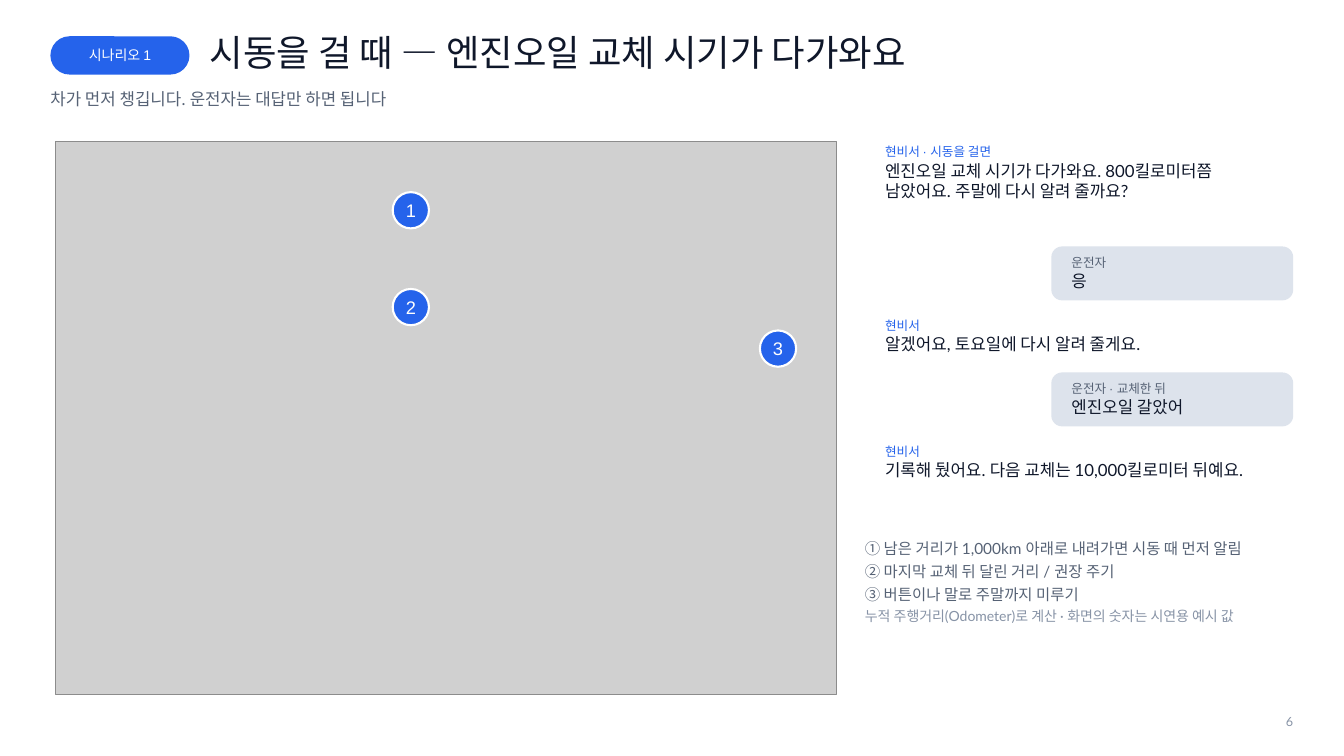
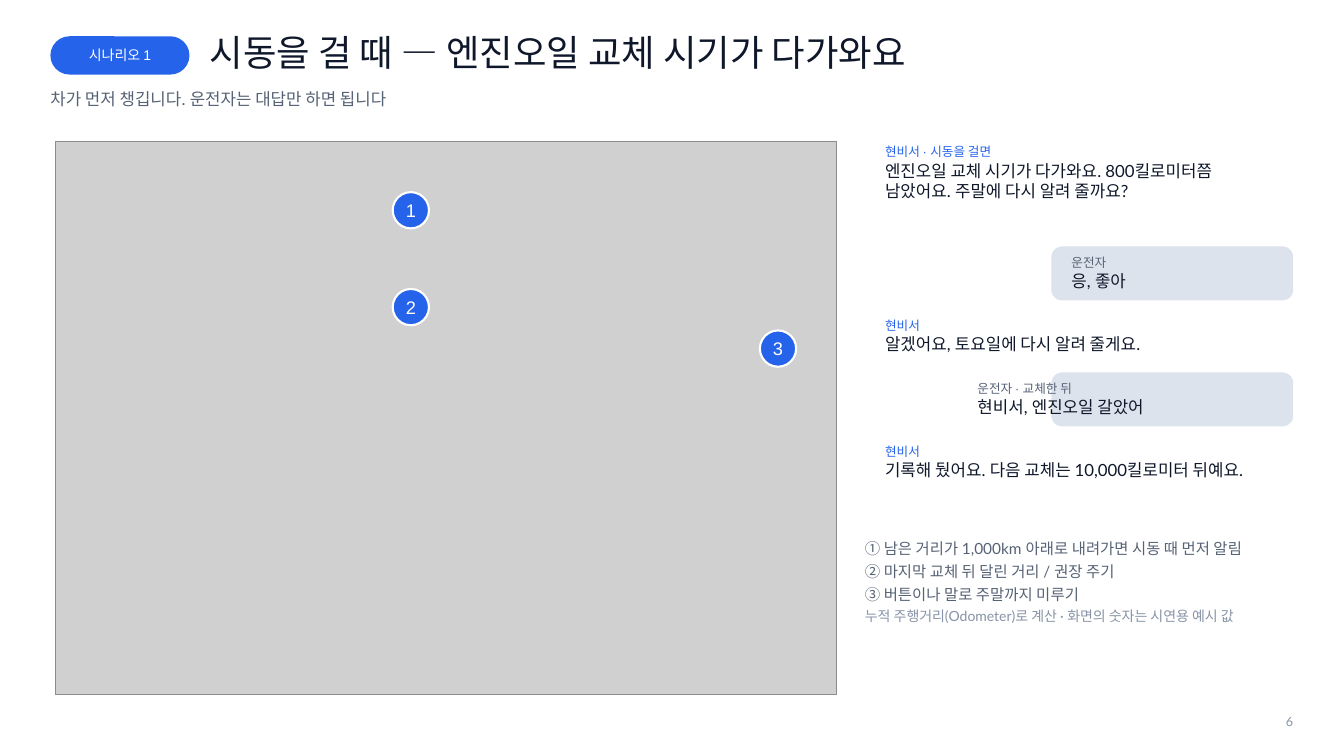
Before and after one commit to somanghao/hyunbiseo, a slide deck: slide 6 of docs/submission/현비서_소개자료.pptx. Drawn at 1344x756 pixels with LibreOffice and Linux fonts; fonts in the diff are those of the drawing; grey boxes stand for pictures; background and template pictures are left out. Boxes give left, top, right and bottom in pixels: in the first picture for what was removed or moved away, otherwise in the second. Text is boxed around its words. In the diff, an @@ line names an element or a change of style, - is before the commit and + after.

```diff
--- a/docs/submission/현비서_소개자료.pptx
+++ b/docs/submission/현비서_소개자료.pptx
@@ text at (1071,273,1126,289): text changed @@
-응
+응, 좋아
@@ text "운전자 · 교체한 뒤": place and size @@
-text "운전자 · 교체한 뒤" at (1071,382,1183,415)
+text "운전자 · 교체한 뒤" at (977,382,1143,415)
@@ text at (977,399,1143,415): text changed @@
-엔진오일 갈았어
+현비서, 엔진오일 갈았어
```
Also in this commit, not shown: 11 other slides changed, 4 slides added, 20 other files.
